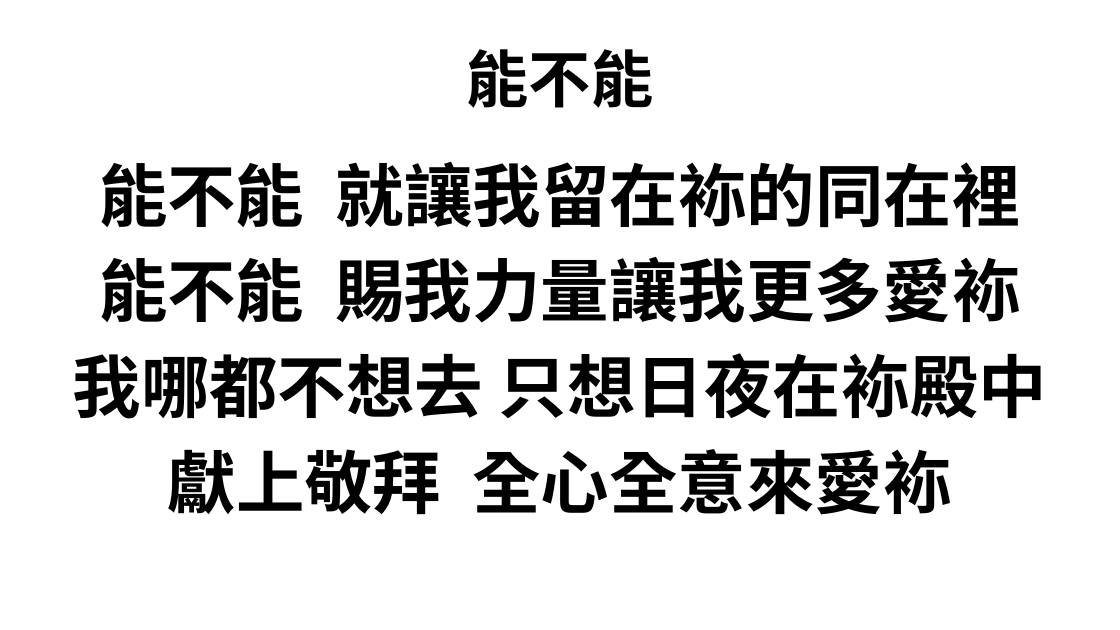
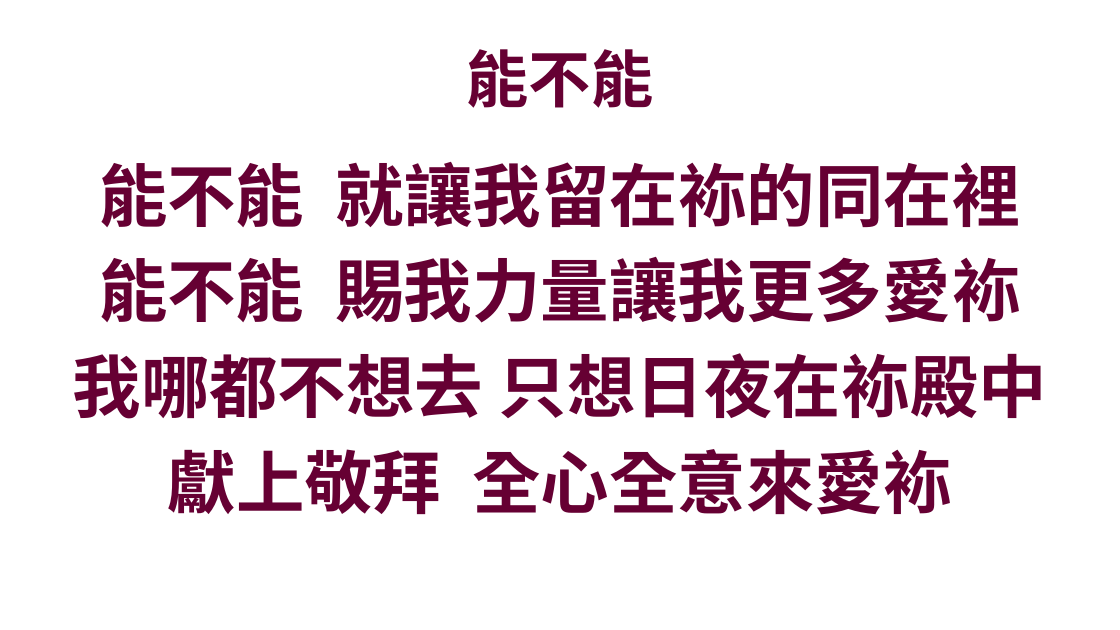
Before and after one commit to batisuoc/prayermeeting, a slide deck: slide 4 of 2020/5月/28-5-2020.pptx. Drawn at 1120x630 pixels with LibreOffice and Linux fonts; fonts in the diff are those of the drawing; background and template pictures are left out. Boxes give left, top, right and bottom in pixels: in the first picture for what was removed or moved away, otherwise in the second. Text is boxed around its words. In the diff, an @@ line names an element or a change of style, - is before the commit and + after.

```diff
--- a/2020/5月/28-5-2020.pptx
+++ b/2020/5月/28-5-2020.pptx
@@ title "能不能" at (x1=467, y1=49, x2=654, y2=108): text colour #000000 to #660033 @@
@@ text "能不能 就讓我留在袮的同在裡" at (x1=73, y1=162, x2=1047, y2=515): text colour #000000 to #660033 @@
```
Also in this commit, not shown: 4 other slides changed, 1 slide added, 2 other files.
